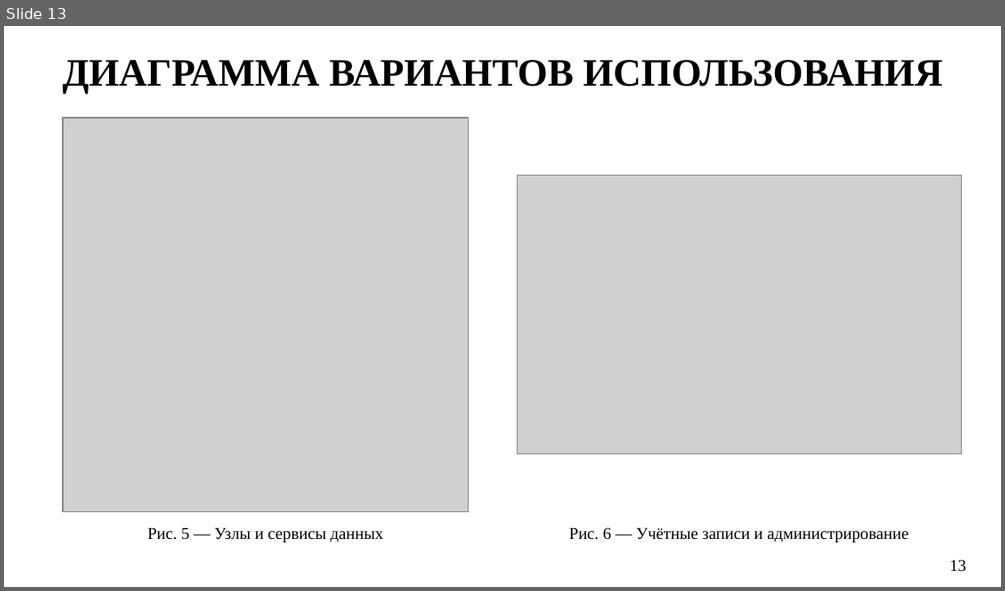
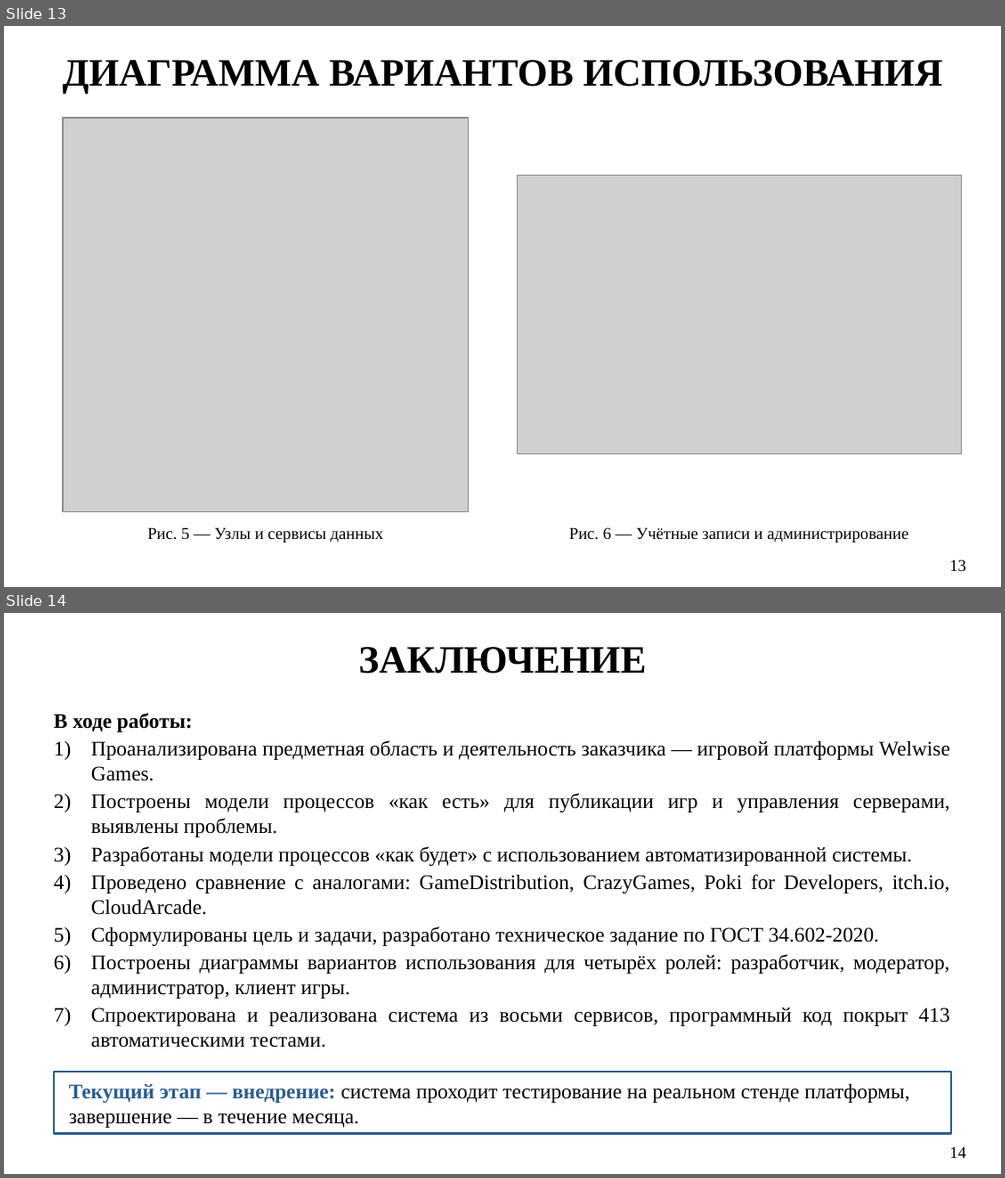
Before and after one commit to Be4Die/game-developer-hub, a slide deck: docs/Презентация_ВКР_Предзащита.pptx. Shown one above the other, each under a label of ours: slide 13 before the commit, slides 13 and 14 after it. The pictures are 1005x591 and 1005x1178 pixels, drawn with LibreOffice and Linux fonts; fonts in the diff are those of the drawing; grey boxes stand for pictures. Boxes give left, top, right and bottom in pixels: in the first picture for what was removed or moved away, otherwise in the second. Text is boxed around its words. In the diff, an @@ line names an element or a change of style, - is before the commit and + after.

```diff
--- a/docs/Презентация_ВКР_Предзащита.pptx
+++ b/docs/Презентация_ВКР_Предзащита.pptx
@@ slide 14 added at box(4, 613, 1001, 1174), background #FFFFFF @@
@@ text added at box(358, 647, 646, 674), 28 pt, text #000000, bold @@
+ЗАКЛЮЧЕНИЕ
@@ text added at box(54, 713, 950, 1047), 15 pt, text #000000 @@
+В ходе работы:
+1) Проанализирована предметная область и деятельность заказчика — игровой платформы Welwise Games.
+2) Построены модели процессов «как есть» для публикации игр и управления серверами, выявлены проблемы.
+3) Разработаны модели процессов «как будет» с использованием автоматизированной системы.
+4) Проведено сравнение с аналогами: GameDistribution, CrazyGames, Poki for Developers, itch.io, CloudArcade.
+5) Сформулированы цель и задачи, разработано техническое задание по ГОСТ 34.602-2020.
+6) Построены диаграммы вариантов использования для четырёх ролей: разработчик, модератор, администратор, клиент игры.
+7) Спроектирована и реализована система из восьми сервисов, программный код покрыт 413 автоматическими тестами.
@@ rectangle added at box(54, 1071, 951, 1134), fill #FFFFFF, outline #2B5C8F 1.5 pt @@
@@ text added at box(69, 1083, 909, 1127), 15 pt, text #000000 @@
+Текущий этап — внедрение: система проходит тестирование на реальном стенде платформы, завершение — в течение месяца.
@@ page number added at box(949, 1146, 966, 1158), 12 pt, text #000000 @@
+14
```
Also in this commit, not shown: 1 slide changed, 4 other files.
